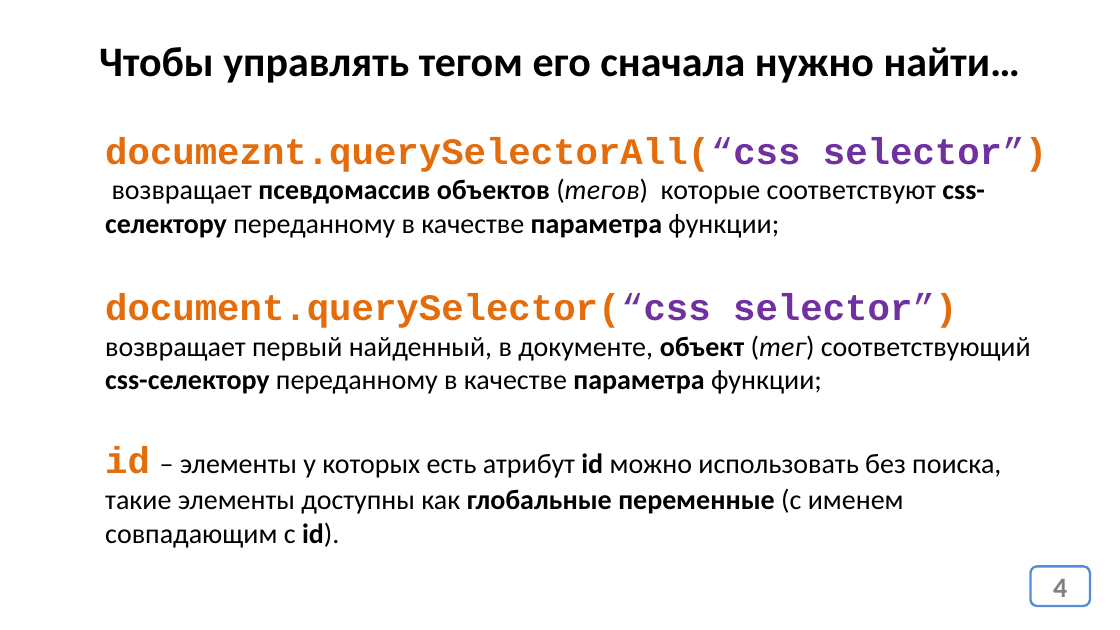
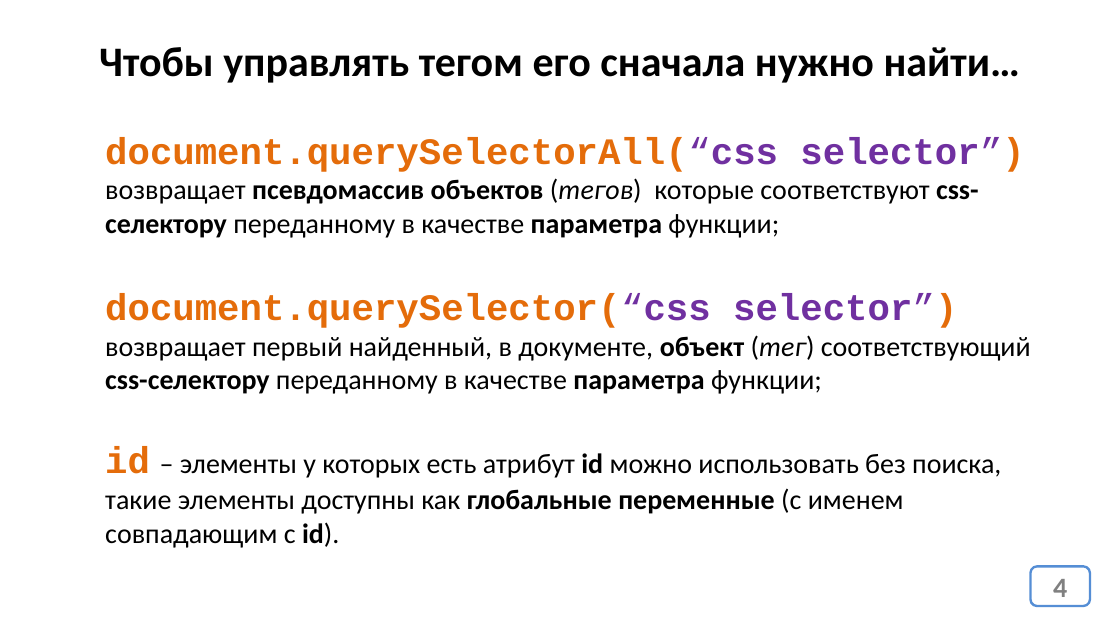
Before and after one commit to web33-ortdnipro/lesson23, a slide deck: slide 4 of lesson23.pptx. Drawn at 1120x630 pixels with LibreOffice and Linux fonts; fonts in the diff are those of the drawing. Boxes give left, top, right and bottom in pixels: in the first picture for what was removed or moved away, otherwise in the second. Text is boxed around its words. In the diff, an @@ line names an element or a change of style, - is before the commit and + after.

```diff
--- a/lesson23.pptx
+++ b/lesson23.pptx
@@ text at [105,137,1024,238]: text changed @@
-documeznt.querySelectorAll(“css selector”) возвращает псевдомассив объектов (тегов) которые соответствуют css-селектору переданному в качестве параметра функции;
+document.querySelectorAll(“css selector”) возвращает псевдомассив объектов (тегов) которые соответствуют css-селектору переданному в качестве параметра функции;
```
Also in this commit, not shown: 1 other file.
